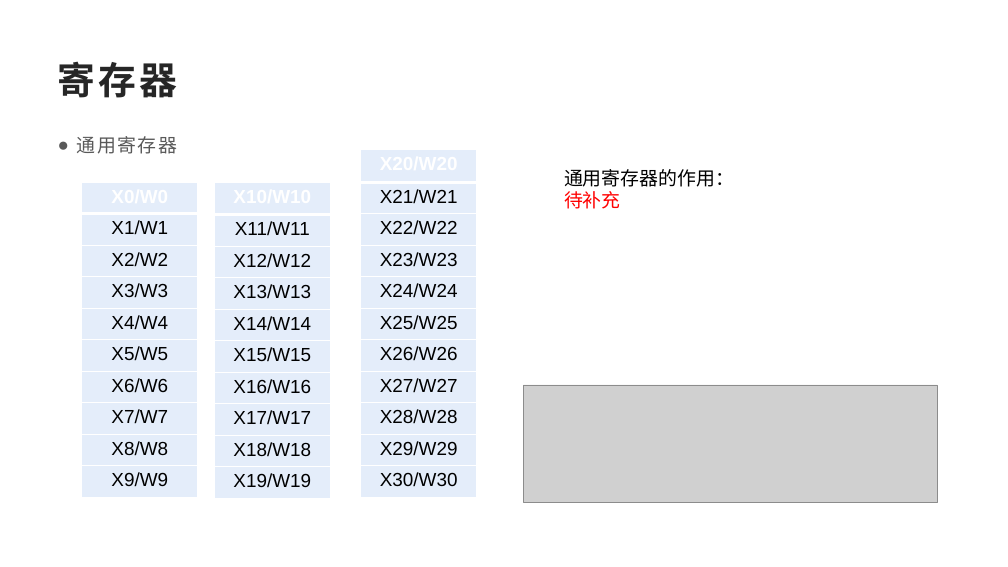
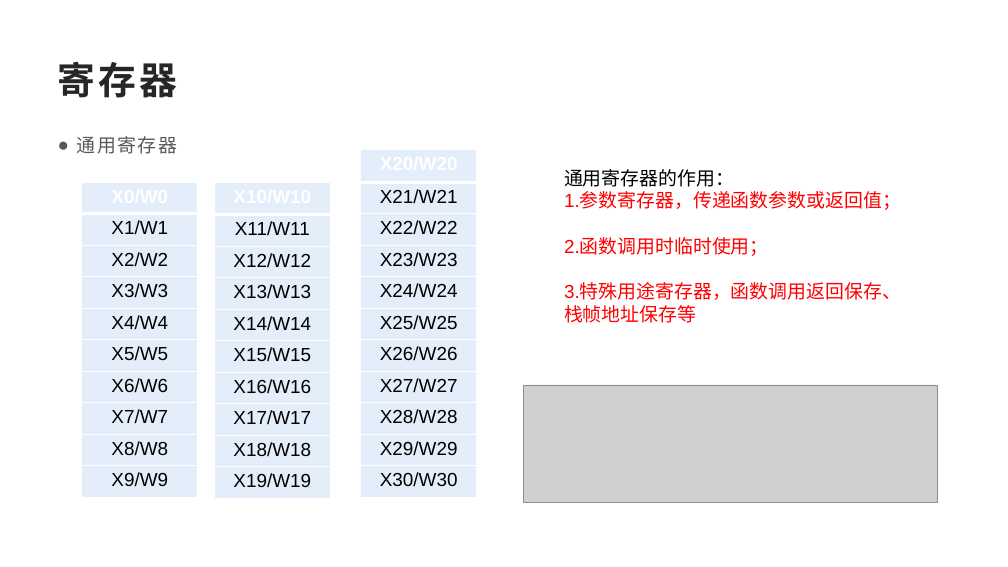
Before and after one commit to dongdongou/ARMv8-A-, a slide deck: slide 7 of ARMv8-A基础介绍.pptx. Drawn at 1008x567 pixels with LibreOffice and Linux fonts; fonts in the diff are those of the drawing; grey boxes stand for pictures. Boxes give left, top, right and bottom in pixels: in the first picture for what was removed or moved away, otherwise in the second. Text is boxed around its words. In the diff, an @@ line names an element or a change of style, - is before the commit and + after.

```diff
--- a/ARMv8-A基础介绍.pptx
+++ b/ARMv8-A基础介绍.pptx
@@ text at (564,193,901,323): text changed @@
-待补充
+1.参数寄存器，传递函数参数或返回值；
+2.函数调用时临时使用；
+3.特殊用途寄存器，函数调用返回保存、栈帧地址保存等
```
Also in this commit, not shown: 10 other slides changed, 2 slides added, 2 slides removed.
